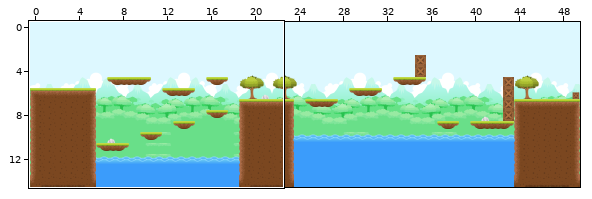
Two states of a Tiled map, Game/maps/Level2.tmx. Above, an overview of the earlier version with the close-up marked.
Close-up. First the earlier version:
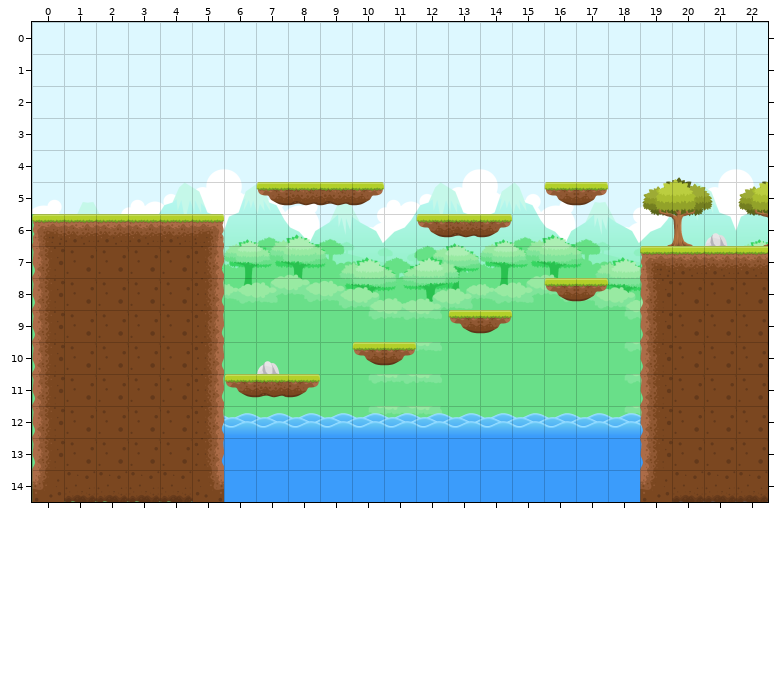
Cells are 128x128 px. Shown: x 0..22, y 0..14.
After the commit:
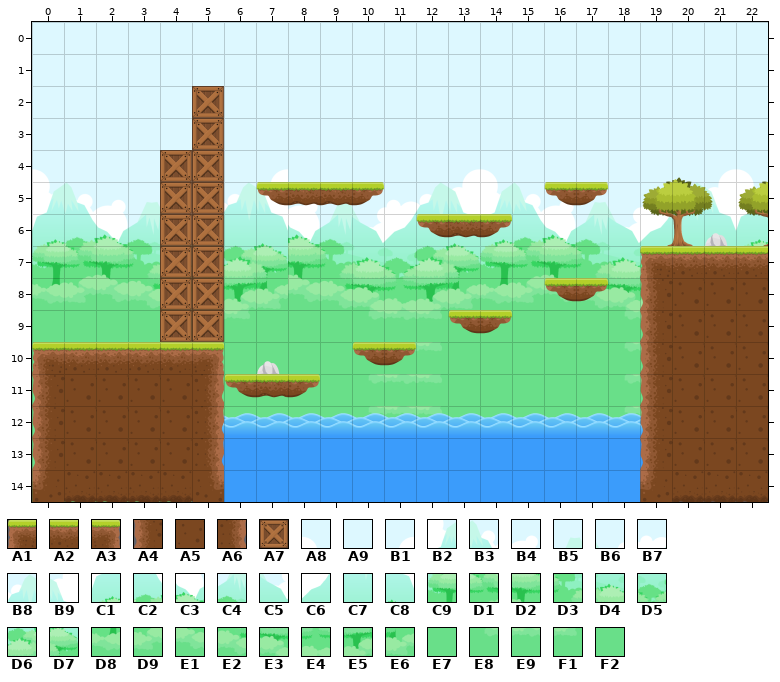
Key: from "Sprites2": A1 16, A2 17, A3 18, A4 32, A5 33, A6 34, A7 39, A8 86, A9 87, B1 93, B2 102, B3 103, B4 104, B5 105, B6 106, B7 107, B8 108, B9 109, C1 118, C2 119, C3 120, C4 121, C5 122, C6 123, C7 124, C8 125, C9 134, D1 135, D2 136, D3 137, D4 138, D5 139, D6 140, D7 141, D8 150, D9 151, E1 152, E2 153, E3 154, E4 155, E5 156, E6 157, E7 166, E8 170, E9 171, F1 172, F2 173.
__ is an empty cell, ## one hidden under a higher layer.
Changes in this commit:
{"where": "layer \"Background\""}
{"y":4,"x":0,"old":"A9","new":"A8"}
{"y":4,"x":5,"old":"B1 A8 A9","new":"A9 A9 B1"}
{"y":5,"x":0,"old":"B4 B5 B6 B7 B8 B9 B2 B3","new":"B2 B3 B4 B5 B6 B7 B8 B9"}
{"y":6,"x":0,"old":"E8 ## ## ## ## C8 C1 C2","new":"C1 C2 C3 C4 C5 C6 C7 C8"}
{"y":7,"x":0,"old":"E8 E9 F1 F2 E8 D7 C9 D1","new":"C9 D1 D2 D3 D4 D5 D6 D7"}
{"y":8,"x":0,"old":"E8 E9 F1 F2 E8 E8 D8 D9","new":"D8 D9 E1 E2 E3 E4 E5 E6"}
{"y":9,"x":2,"old":"E8 E9 F1 F2 E7","new":"E7 E7 E8 E9 F1"}
{"where": "layer \"Map\""}
{"y":2,"x":5,"old":"__","new":"A7"}
{"y":3,"x":5,"old":"__","new":"A7"}
{"y":4,"x":4,"old":"__ __","new":"A7 A7"}
{"y":5,"x":4,"old":"__ __","new":"A7 A7"}
{"y":6,"x":0,"old":"A1 A2 A2 A2 A2 A3","new":"__ __ __ __ A7 A7"}
{"y":7,"x":0,"old":"A4 A5 A5 A5 A5 A6","new":"__ __ __ __ A7 A7"}
{"y":8,"x":0,"old":"A4 A5 A5 A5 A5 A6","new":"__ __ __ __ A7 A7"}
{"y":9,"x":0,"old":"A4 A5 A5 A5 A5 A6","new":"__ __ __ __ A7 A7"}
{"y":10,"x":0,"old":"A4 A5 A5 A5 A5 A6","new":"A1 A2 A2 A2 A2 A3"}
{"label":"changed","picture_box":[32,86,288,374]}
